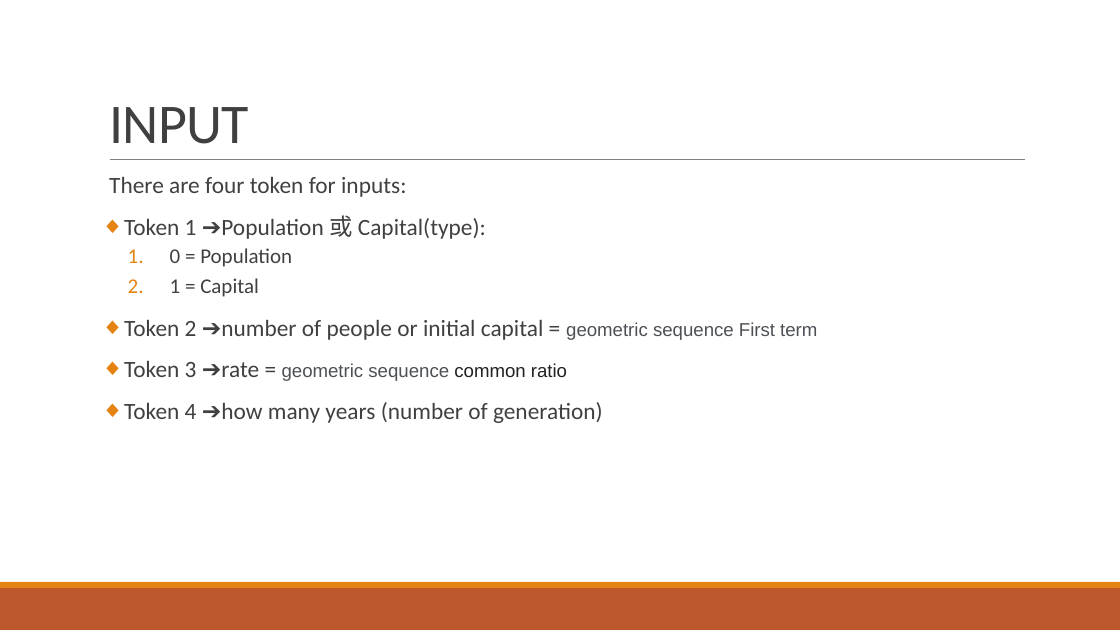
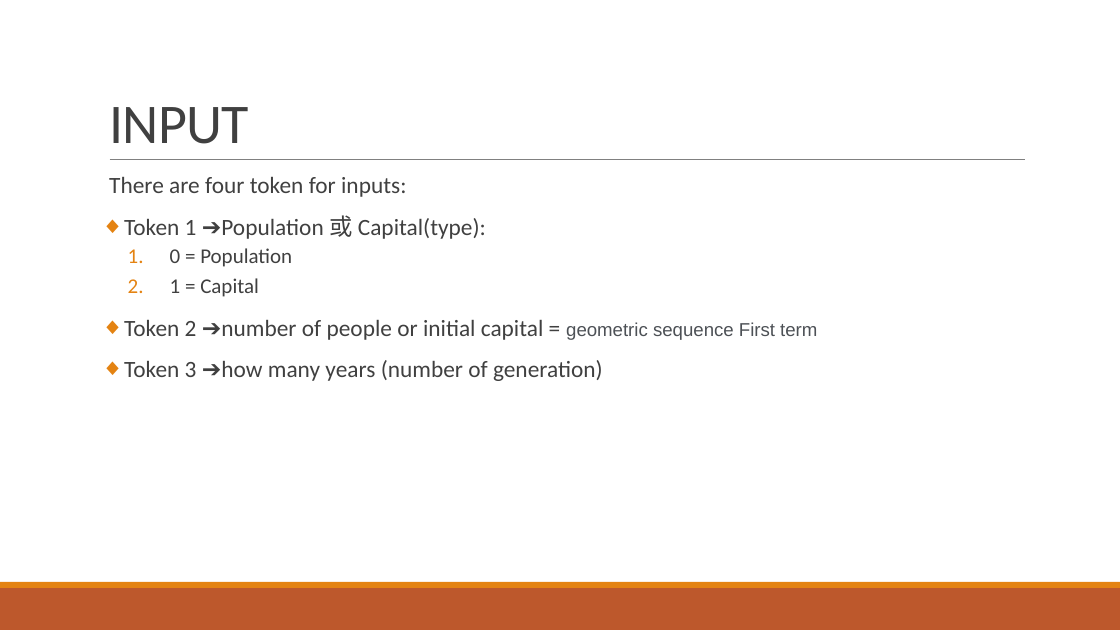
Before and after one commit to humankill/NCCU_Activities, a slide deck: slide 3 of lab2/HW2Explain2021ENG.pptx. Drawn at 1120x630 pixels with LibreOffice and Linux fonts; fonts in the diff are those of the drawing. Boxes give left, top, right and bottom in pixels: in the first picture for what was removed or moved away, otherwise in the second. Text is boxed around its words. In the diff, an @@ line names an element or a change of style, - is before the commit and + after.

Commit message:
1004

```diff
--- a/lab2/HW2Explain2021ENG.pptx
+++ b/lab2/HW2Explain2021ENG.pptx
@@ text at [124, 360, 603, 381]: text changed @@
-◆ Token 3 ➔rate = geometric sequence common ratio
-◆ Token 4 ➔how many years (number of generation)
+◆ Token 3 ➔how many years (number of generation)
```
Also in this commit, not shown: 3 other slides changed.
